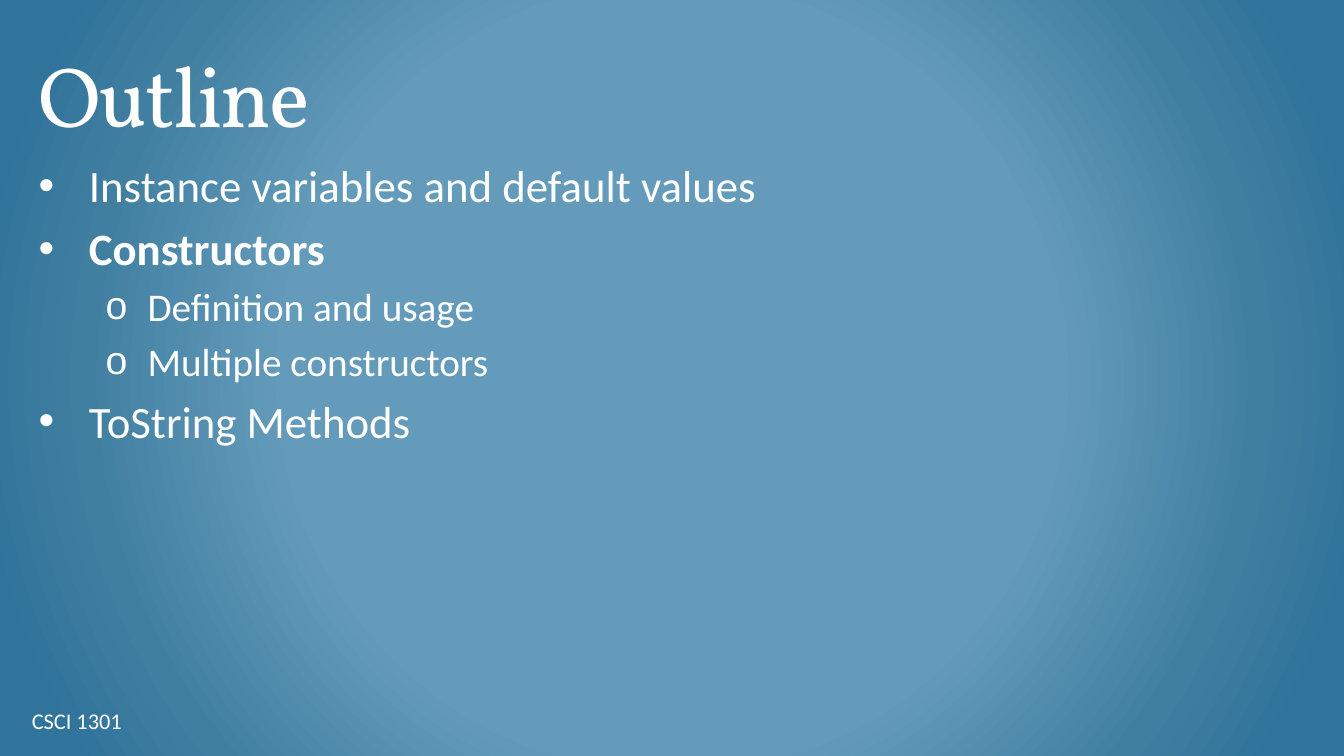
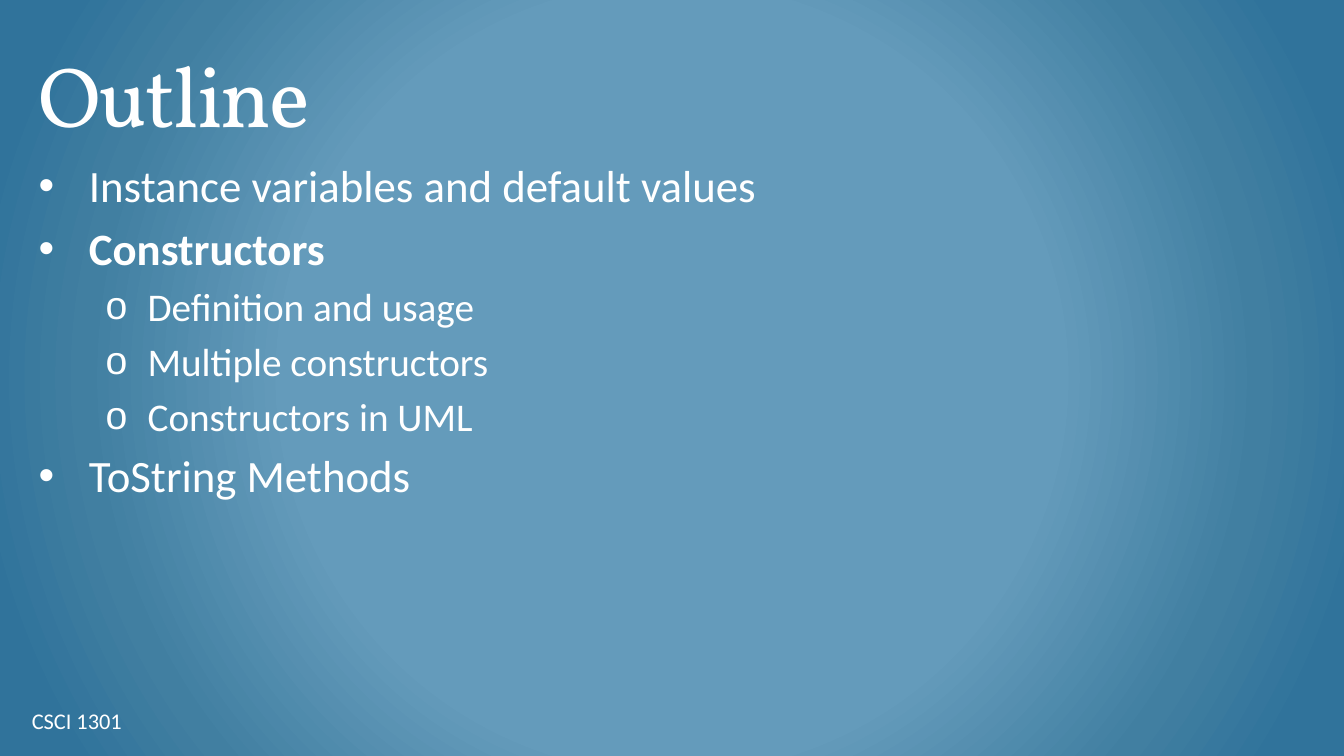
Before and after one commit to csci-1301/csci-1301.github.io, a slide deck: slide 9 of lectures/070_object_oriented_contd/Constructors-ToString.pptx. Drawn at 1344x756 pixels with LibreOffice and Linux fonts; fonts in the diff are those of the drawing; background and template pictures are left out. Boxes give left, top, right and bottom in pixels: in the first picture for what was removed or moved away, otherwise in the second. Text is boxed around its words. In the diff, an @@ line names an element or a change of style, - is before the commit and + after.

```diff
--- a/lectures/070_object_oriented_contd/Constructors-ToString.pptx
+++ b/lectures/070_object_oriented_contd/Constructors-ToString.pptx
@@ text at <box>148,404,472,432</box>: paragraph added @@
+  o Constructors in UML
```
Also in this commit, not shown: 5 other slides changed, 6 slides added, 12 other files.
